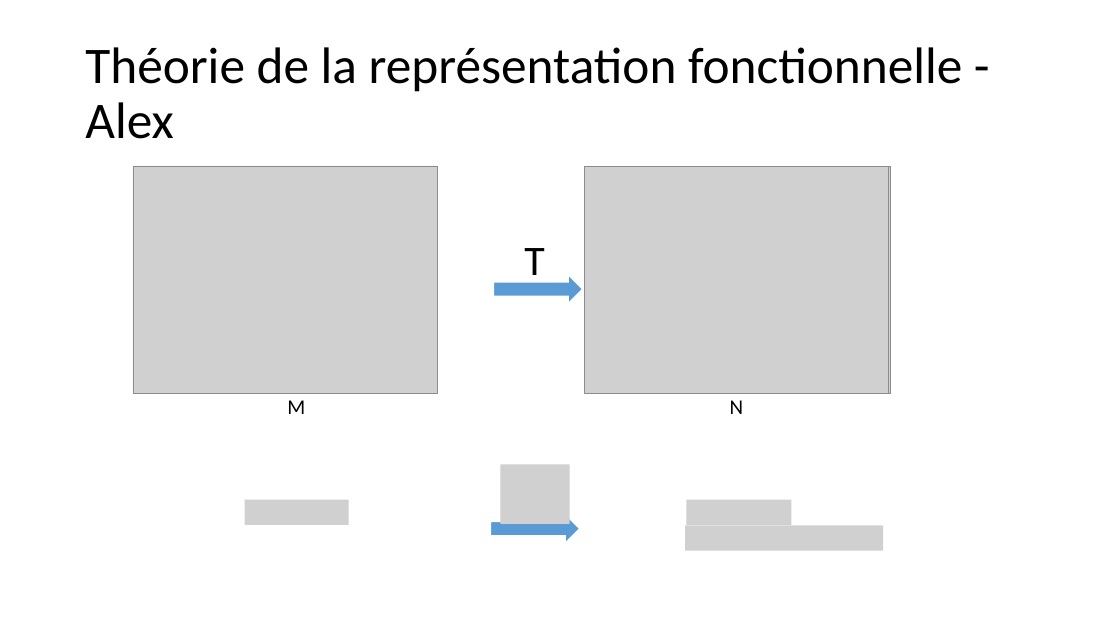
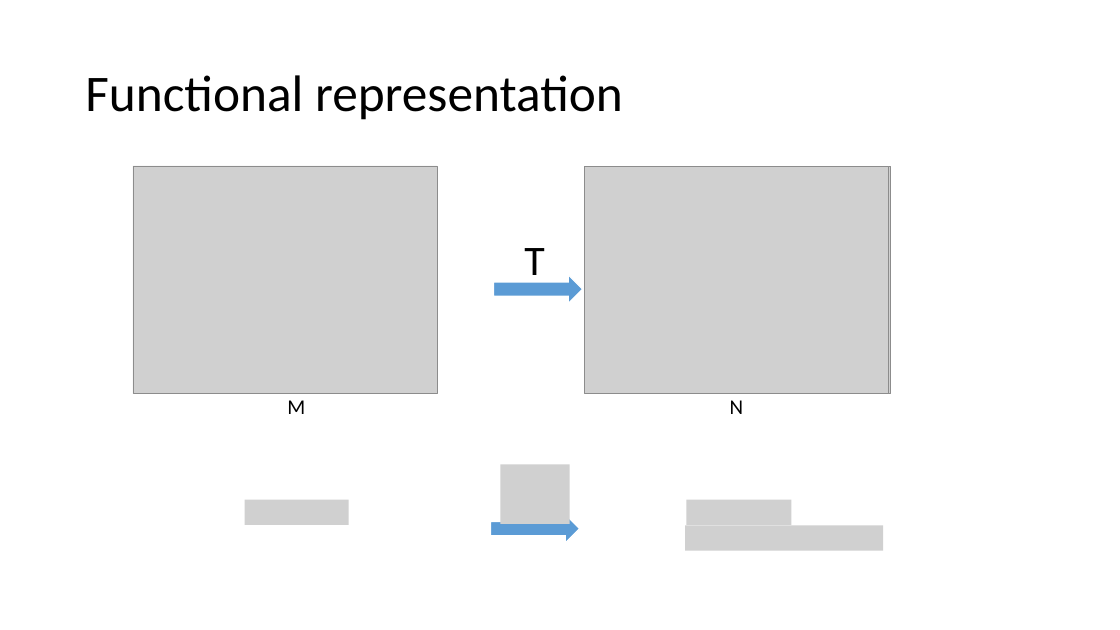
Before and after one commit to Al-th/MVA_Project_FunctionalMaps, a slide deck: slide 5 of Report/Presentation_slidesAlex.pptx. Drawn at 1120x630 pixels with LibreOffice and Linux fonts; fonts in the diff are those of the drawing; grey boxes stand for pictures. Boxes give left, top, right and bottom in pixels: in the first picture for what was removed or moved away, otherwise in the second. Text is boxed around its words. In the diff, an @@ line names an element or a change of style, - is before the commit and + after.

```diff
--- a/Report/Presentation_slidesAlex.pptx
+++ b/Report/Presentation_slidesAlex.pptx
@@ title at (85, 75, 623, 120): text changed @@
-Théorie de la représentation fonctionnelle - Alex
+Functional representation
```
Also in this commit, not shown: 5 other slides changed, 1 other file.
